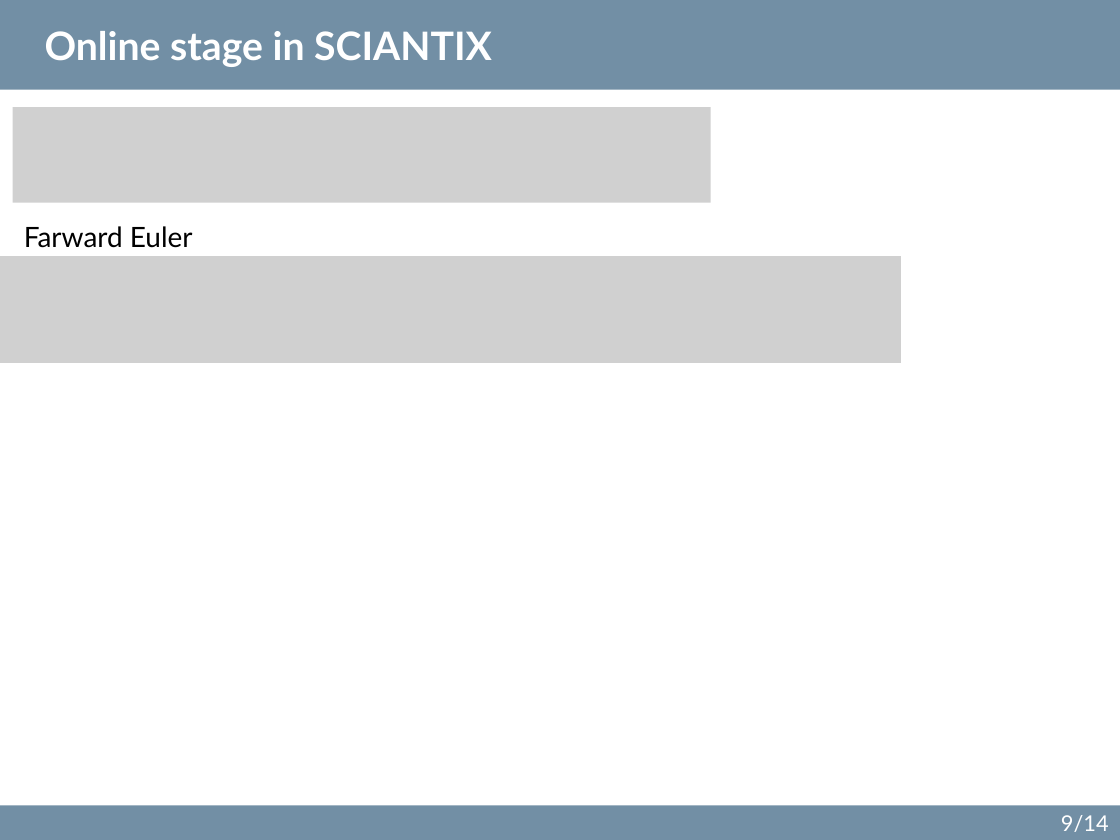
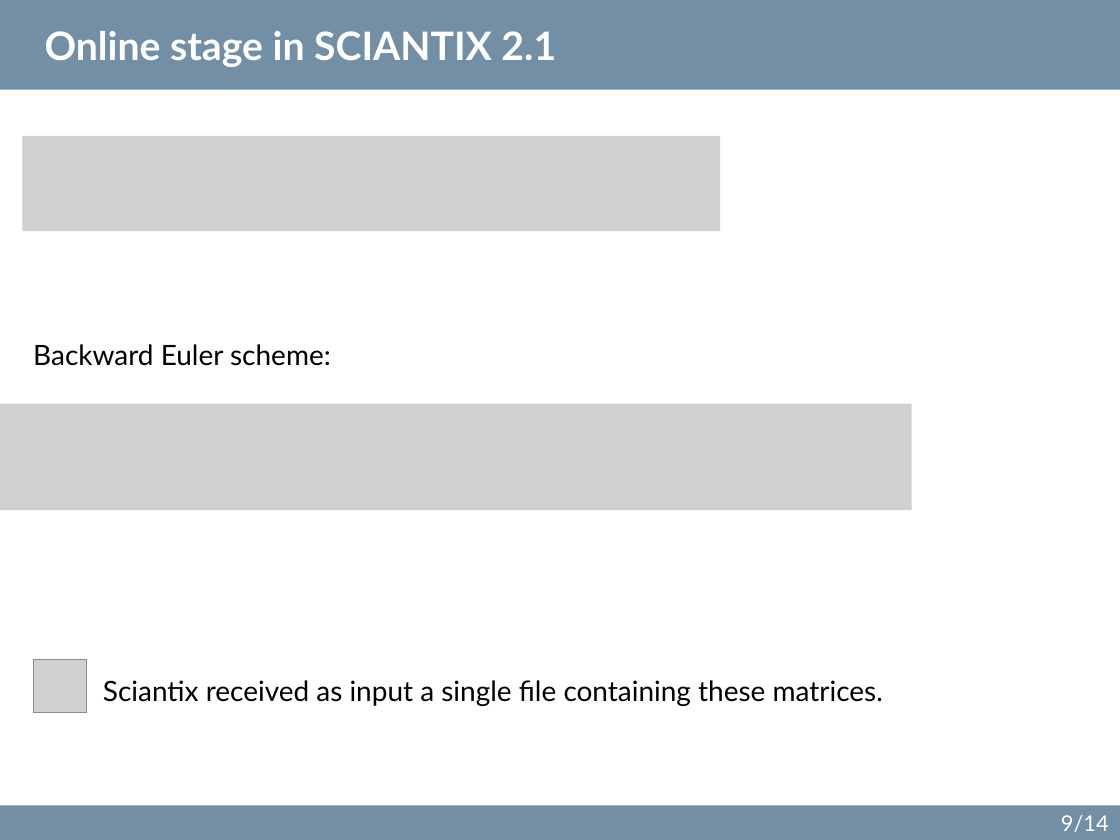
Before and after one commit to sciantix/sciantix-official, a slide deck: slide 9 of ROM updates 18 October 2024.pptx. Drawn at 1120x840 pixels with LibreOffice and Linux fonts; fonts in the diff are those of the drawing; grey boxes stand for pictures. Boxes give left, top, right and bottom in pixels: in the first picture for what was removed or moved away, otherwise in the second. Text is boxed around its words. In the diff, an @@ line names an element or a change of style, - is before the commit and + after.

```diff
--- a/ROM updates 18 October 2024.pptx
+++ b/ROM updates 18 October 2024.pptx
@@ title at <box>45,31,556,67</box>: text changed @@
-Online stage in SCIANTIX
+Online stage in SCIANTIX 2.1
@@ picture: place and size @@
-picture at <box>12,108,710,203</box>
+picture at <box>22,136,720,231</box>
@@ picture removed at <box>0,256,900,363</box> @@
@@ text at <box>33,344,331,366</box>: text changed @@
-Farward Euler
+Backward Euler scheme:
@@ picture added at <box>0,403,912,510</box> @@
@@ picture added at <box>34,660,87,713</box> @@
@@ text added at <box>103,680,883,706</box>, 18 pt, text #000000 @@
+Sciantix received as input a single file containing these matrices.
```
Also in this commit, not shown: 7 other slides changed, 4 slides added, 3 slides removed, 8 other files.
